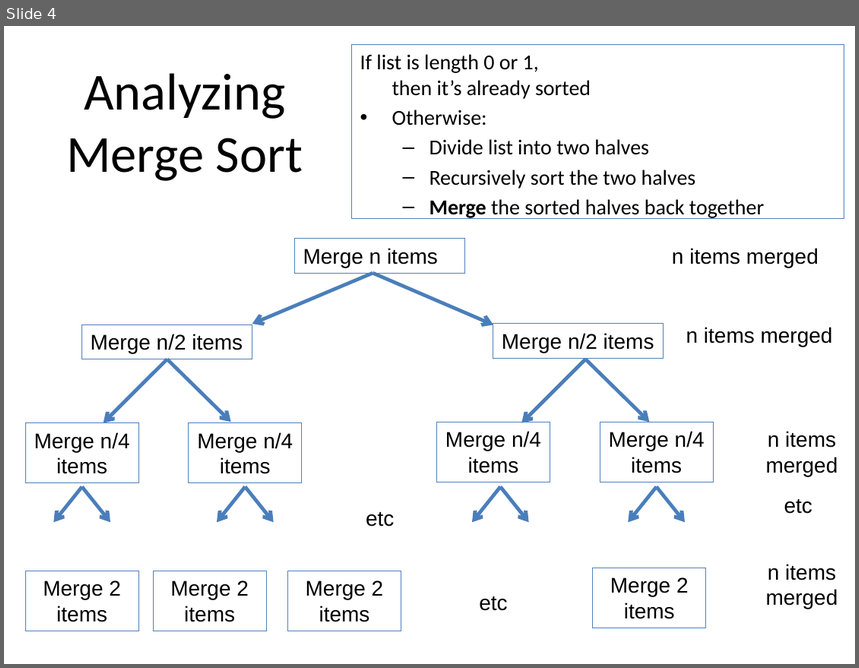
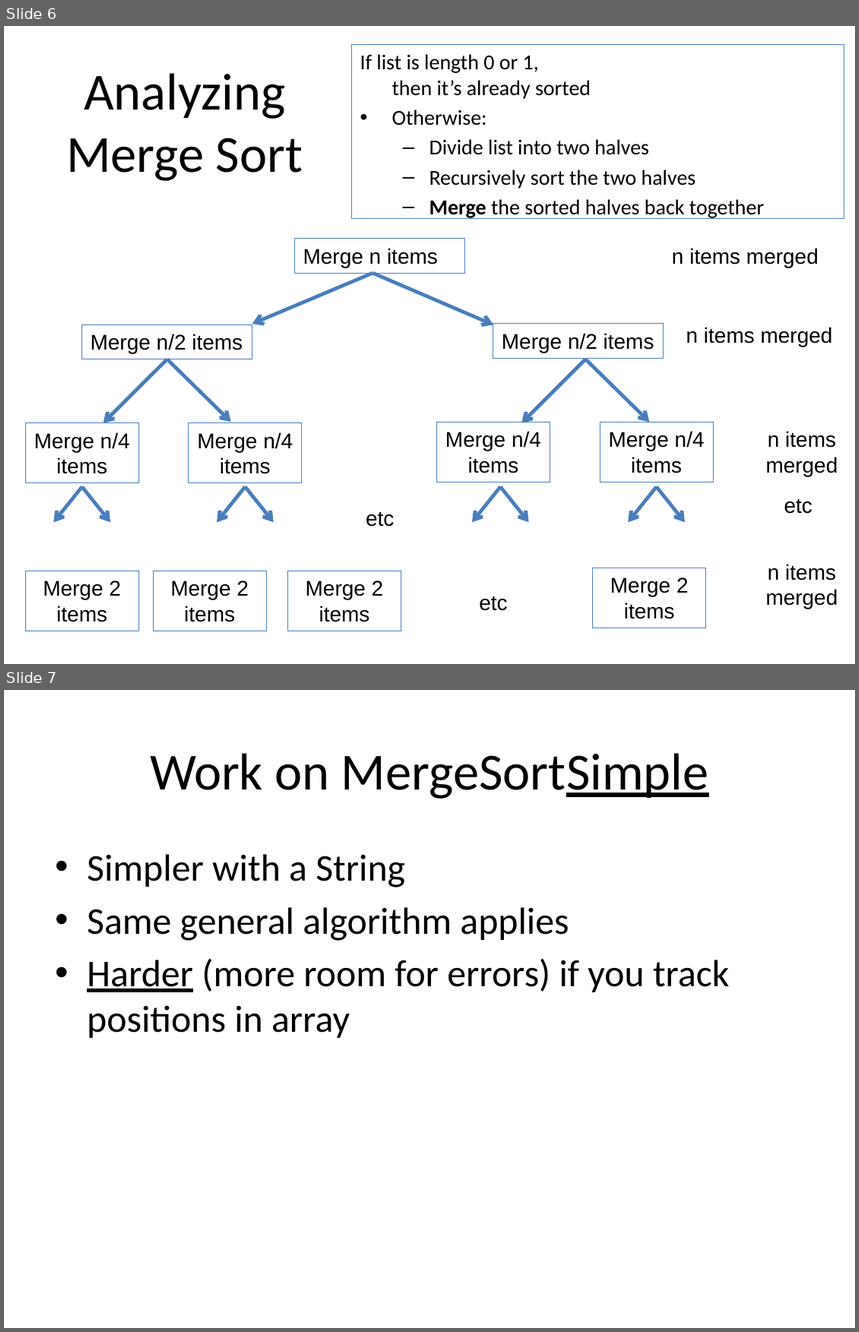
Before and after one commit to RHIT-CSSE/csse220, a slide deck: ClassMaterials/MergeSort/Slides/MergeSort.pptx. Shown one above the other, each under a label of ours: slide 4 before the commit, slides 6 and 7 after it. The pictures are 859x668 and 859x1332 pixels, drawn with LibreOffice and Linux fonts; fonts in the diff are those of the drawing. Boxes give left, top, right and bottom in pixels: in the first picture for what was removed or moved away, otherwise in the second. Text is boxed around its words. In the diff, an @@ line names an element or a change of style, - is before the commit and + after.

```diff
--- a/ClassMaterials/MergeSort/Slides/MergeSort.pptx
+++ b/ClassMaterials/MergeSort/Slides/MergeSort.pptx
@@ slide 7 added at [4,690,855,1328], background #FFFFFF @@
@@ title added at [150,753,709,799], 44 pt, text #000000 @@
+Work on MergeSortSimple
@@ text added at [87,854,730,1038], 32 pt, text #000000 @@
+• Simpler with a String
+• Same general algorithm applies
+• Harder (more room for errors) if you track positions in array
@@ what was slide 4 is now slide 6 @@
```
Also in this commit, not shown: 3 slides changed, 12 other slides added, 1 slide removed, 2 other files.
